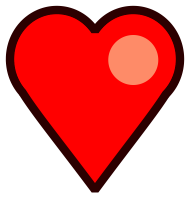
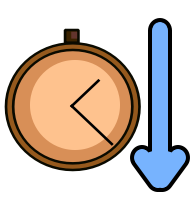
The second (190, 200) image is a revision of the first. Changes to its layers:
pixels changed over [4, 5, 190, 193] (layer not identified)
